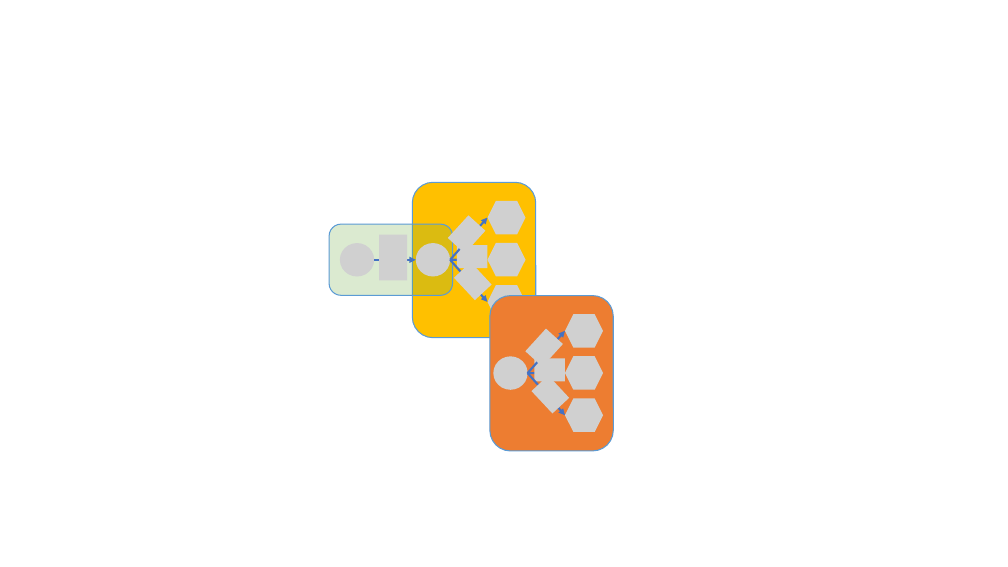
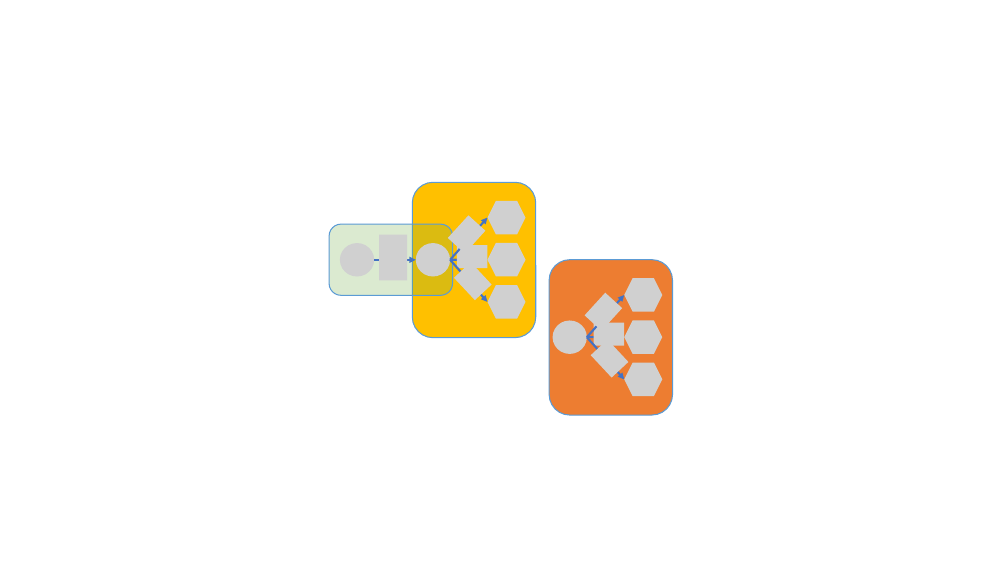
Before and after one commit to kamfonas/DQN-Bellman, a slide deck: slide 5 of doc/figures.pptx (slide 4 before the commit). Drawn at 1008x567 pixels with LibreOffice and Linux fonts; fonts in the diff are those of the drawing; grey boxes stand for pictures. Boxes give left, top, right and bottom in pixels: in the first picture for what was removed or moved away, otherwise in the second. Text is boxed around its words. In the diff, an @@ line names an element or a change of style, - is before the commit and + after.

```diff
--- a/doc/figures.pptx
+++ b/doc/figures.pptx
@@ picture added at bbox=[585, 292, 623, 331] @@
@@ picture added at bbox=[625, 278, 662, 312] @@
@@ picture removed at bbox=[525, 329, 563, 367] @@
@@ picture added at bbox=[553, 321, 587, 354] @@
@@ picture removed at bbox=[565, 315, 603, 348] @@
@@ picture added at bbox=[594, 323, 625, 346] @@
@@ picture added at bbox=[625, 321, 662, 354] @@
@@ picture removed at bbox=[494, 356, 528, 389] @@
@@ picture removed at bbox=[535, 358, 566, 381] @@
@@ picture removed at bbox=[565, 356, 603, 389] @@
@@ 3 arrows, 1 rounded rectangle: place and size @@
-3 arrows, 1 rounded rectangle at bbox=[490, 296, 613, 451]
+3 arrows, 1 rounded rectangle at bbox=[549, 260, 672, 416]
@@ picture added at bbox=[591, 339, 629, 378] @@
@@ picture removed at bbox=[532, 376, 570, 414] @@
@@ picture added at bbox=[625, 363, 662, 396] @@
@@ picture removed at bbox=[565, 399, 603, 432] @@
```
Also in this commit, not shown: 1 slide added, 8 other files.
